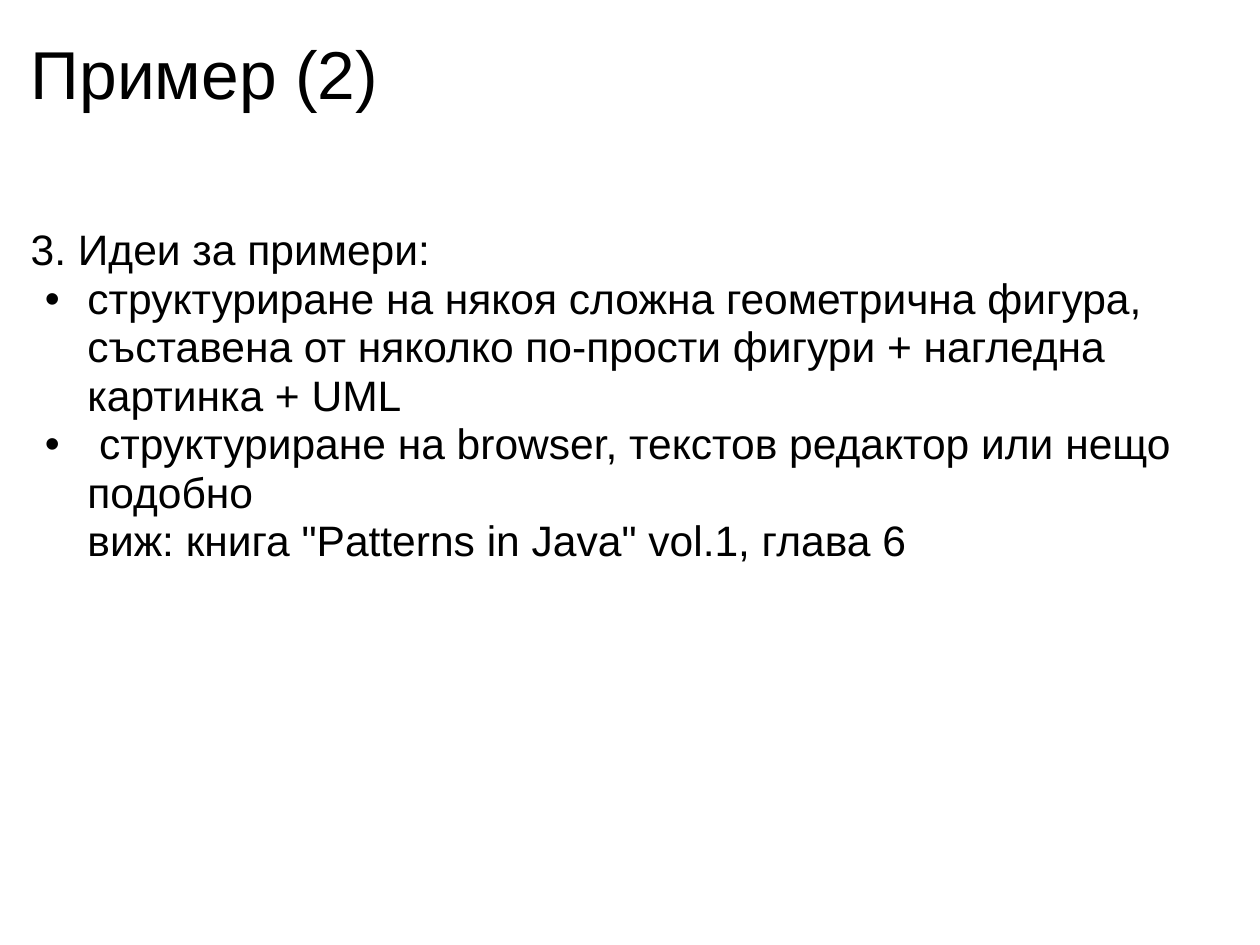
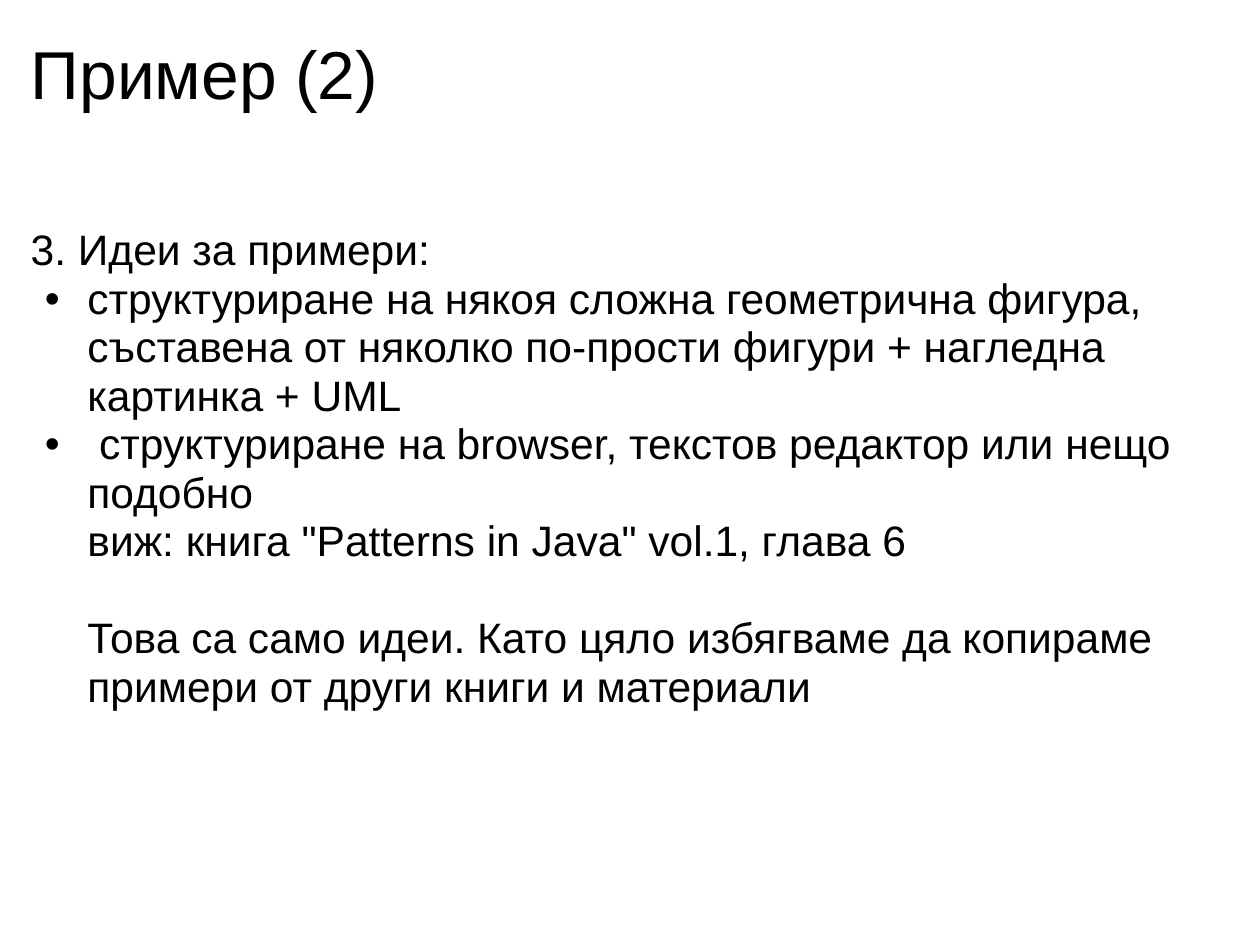
Before and after one commit to uamartins/design-patterns-book, a slide deck: slide 8 of resources/Chapter-13-Composite/Chapter-13-Composite.ppt. Drawn at 1260x945 pixels with LibreOffice and Linux fonts; fonts in the diff are those of the drawing. Boxes give left, top, right and bottom in pixels: in the first picture for what was removed or moved away, otherwise in the second. Text is boxed around its words. In the diff, an @@ line names an element or a change of style, - is before the commit and + after.

```diff
--- a/resources/Chapter-13-Composite/Chapter-13-Composite.ppt
+++ b/resources/Chapter-13-Composite/Chapter-13-Composite.ppt
@@ text at box(87, 428, 1170, 710): text changed @@
-  • структуриране на browser, текстов редактор или нещо подобно
-    виж: книга "Patterns in Java" vol.1, глава 6
+  • структуриране на browser, текстов редактор или нещо подобно
+    виж: книга "Patterns in Java" vol.1, глава 6
+    Това са само идеи. Като цяло избягваме да копираме примери от други книги и материали
```
Also in this commit, not shown: 5 other slides changed, 1 other file.
